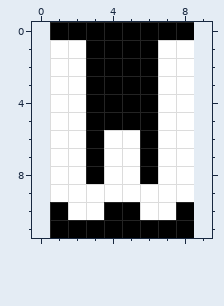
Pixel-art file, stored at art/font-big/W.ase. Above, as it was before the edit.
8x12 pixels, 1 frame. The old version is drawn lined up with the new one, on the new canvas.
Now the later version:
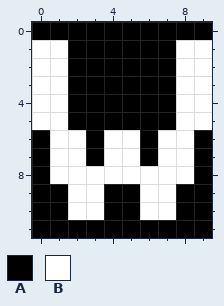
Palette (. is transparent): A #000000  B #ffffff
Difference:
canvas 8x12 -> 10x12, the old top-left corner now at 1,0
Changed rows in their new state; - is an unchanged pixel.
first column x 0:
 0 A--------A
 1 B-A----A-B
 2 B-A----A-B
 3 B-A----A-B
 4 B-A----A-B
 5 B-A----A-B
 6 A--------A
 7 A--------A
 8 A--B--B--A
 9 AA--AA--AA
10 A--------A
11 A--------A
